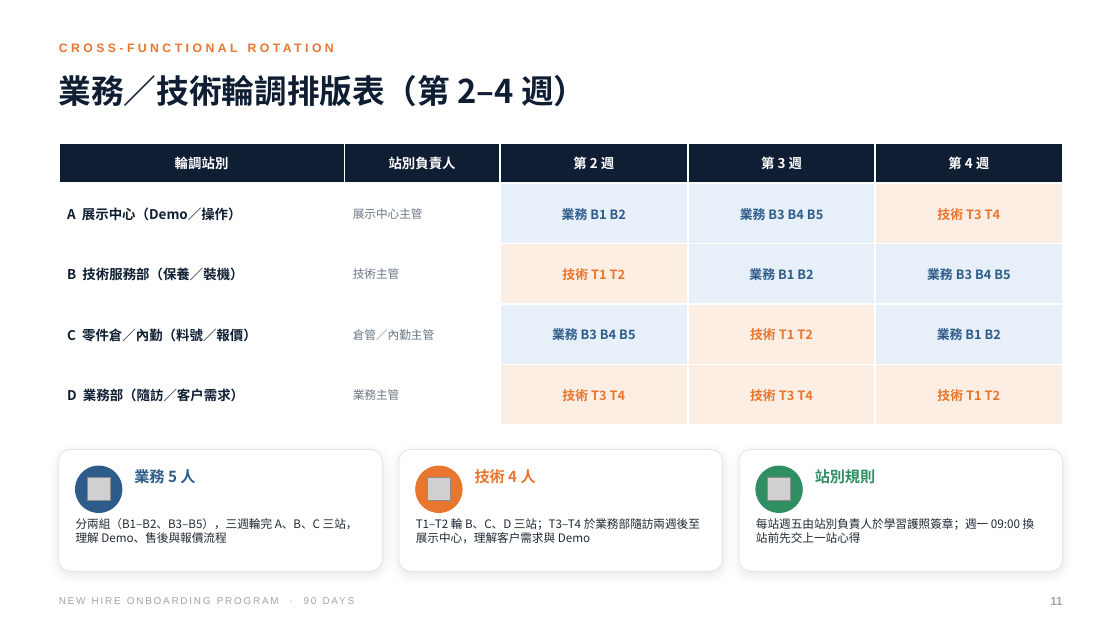
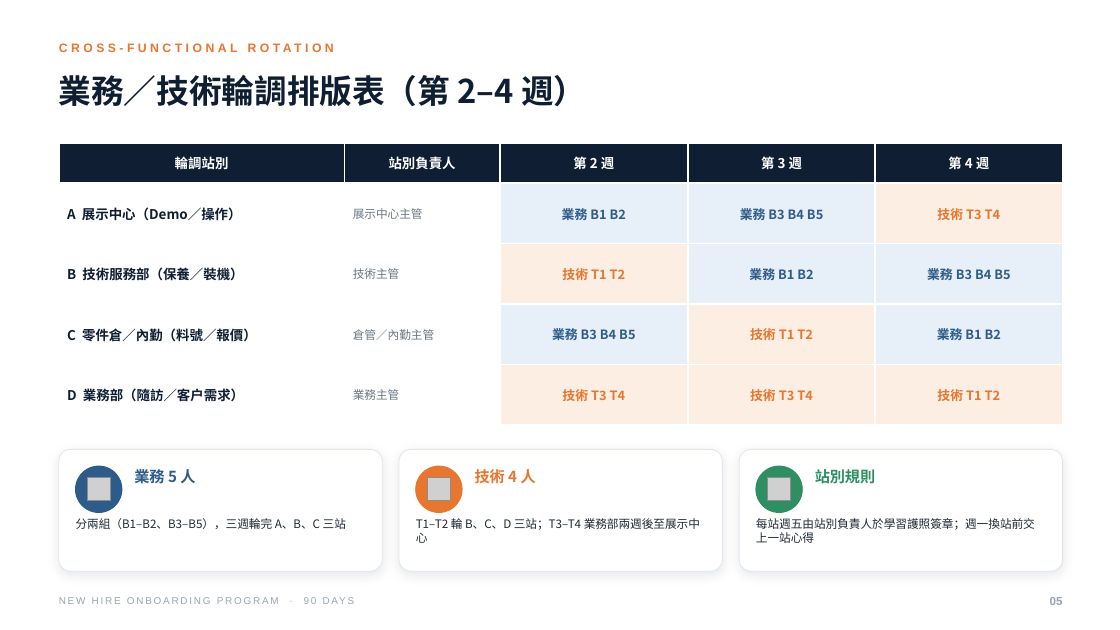
Before and after one commit to KiyotaJesse/apex-public-data, a slide deck: slide 6 of 新人90天教育訓練計畫.pptx (slide 12 before the commit). Drawn at 1120x630 pixels with LibreOffice and Linux fonts; fonts in the diff are those of the drawing; grey boxes stand for pictures. Boxes give left, top, right and bottom in pixels: in the first picture for what was removed or moved away, otherwise in the second. Text is boxed around its words. In the diff, an @@ line names an element or a change of style, - is before the commit and + after.

```diff
--- a/新人90天教育訓練計畫.pptx
+++ b/新人90天教育訓練計畫.pptx
@@ text at [76, 518, 346, 529]: text changed @@
-分兩組（B1–B2、B3–B5），三週輪完 A、B、C 三站，理解 Demo、售後與報價流程
+分兩組（B1–B2、B3–B5），三週輪完 A、B、C 三站
@@ text at [416, 518, 700, 543]: text changed @@
-T1–T2 輪 B、C、D 三站；T3–T4 於業務部隨訪兩週後至展示中心，理解客戶需求與 Demo
+T1–T2 輪 B、C、D 三站；T3–T4 業務部兩週後至展示中心
@@ text at [756, 518, 1035, 543]: text changed @@
-每站週五由站別負責人於學習護照簽章；週一 09:00 換站前先交上一站心得
+每站週五由站別負責人於學習護照簽章；週一換站前交上一站心得
@@ text at [1050, 597, 1063, 605]: text changed @@
-11
+05
```
Also in this commit, not shown: 5 other slides changed, 1 slide added, 14 slides removed.
